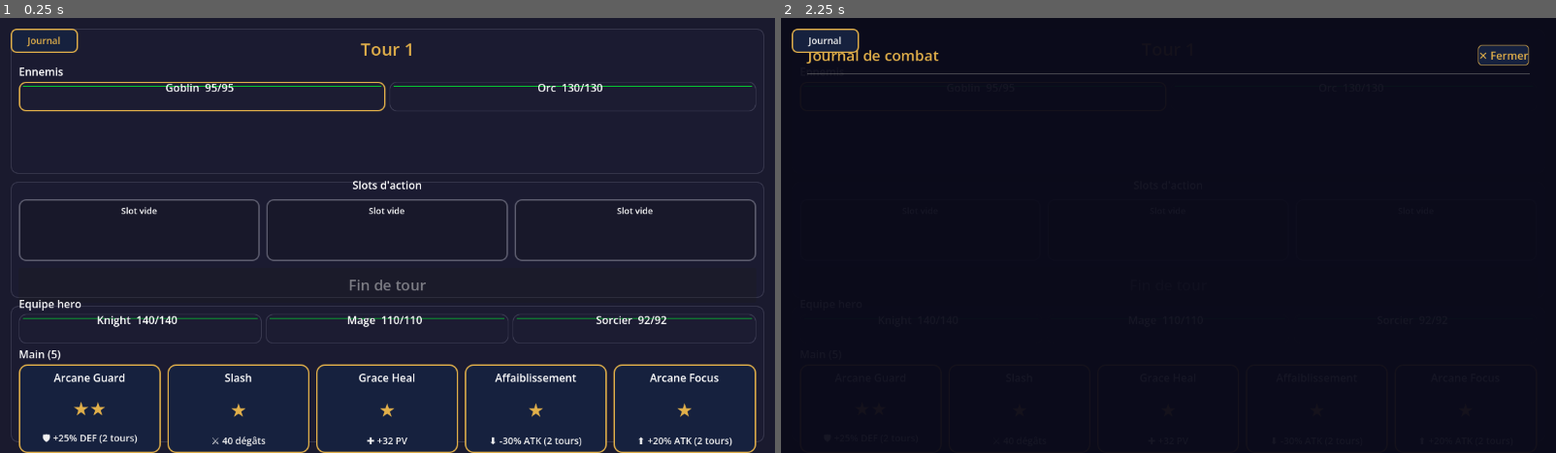
Above: before the commit, frames 1-2 (left to right).
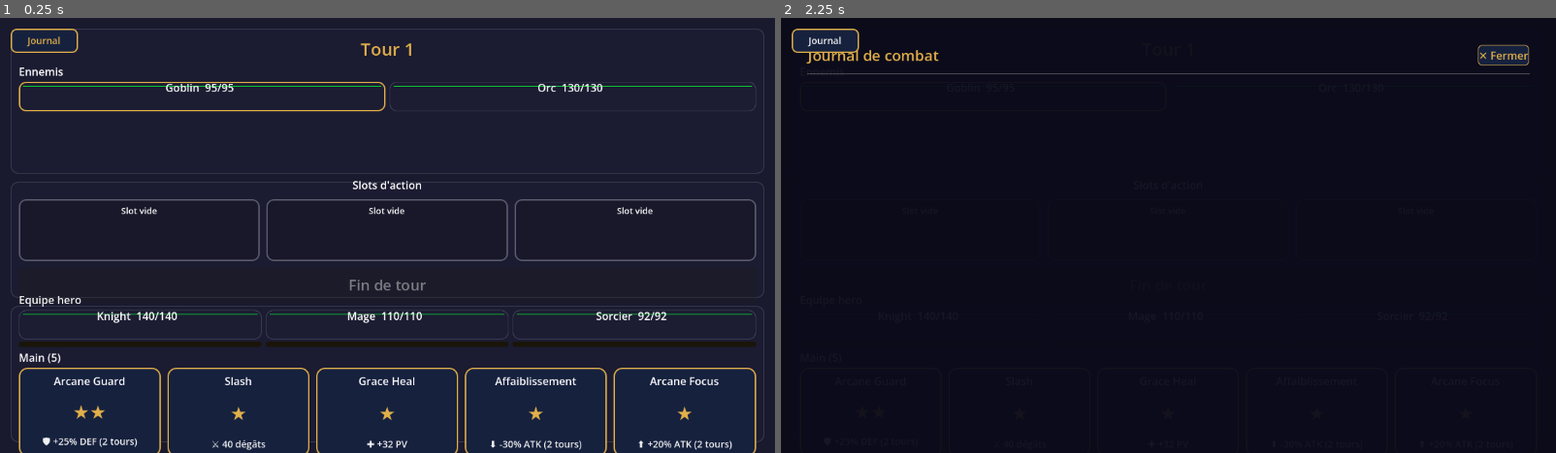
Above: after the commit, the same moments.

Repository: ALK04/mon-rpg
Game: Godot game, scene res://ui/battle_scene.tscn
The game is run twice, just before and just after one commit, with the same random seed, the same clock (stepped at 60 frames per second) and the same inputs.
Inputs:
- Up to frame 1 (0.25 s): no input
- Up to frame 2 (2.25 s): click "Journal" at 0.5 s; click "✕ Fermer" at 1.25 s; click "Journal" at 2 s

The runs differ from the first frame. In frame 1, 5.4% of the frame differs, in the area x 2-98%, y 63-100%; in frame 2, less than 0.1%.

Commit message:
feat(combat): système de Capacité Spéciale (Ultimate) par personnage
Jauge d'énergie (0-100) :
- Variable hero_special_energy[] dans BattleService
- Chaque carte jouée accorde special_energy_gain pts (défaut 20, Knight 25)
- À 100% : carte ultime ajoutée en main si une place est libre
- Jouer l'ultime remet la jauge à 0

Cartes ultimes créées :
- Knight — "Jugement Divin" : AoE DAMAGE 100+ATK sur tous les ennemis
- Mage   — "Surge Arcanique" : ATK+DEF +50% toute l'équipe pendant 2 tours
- Sorcier — "Singularité" : DAMAGE 160+ATK sur une seule cible

Modifications techniques :
- entity_stats.gd : +special_energy_gain, +special_card
- hero_*.tres : lien vers leur carte ultime respective
- battle_service.gd : _handle_special_energy_after_action(),
  _try_add_ready_ultimate_cards(), ATK_BUFF supporte ALL_ALLIES
- battle_scene.gd : barre d'énergie dorée (8px) sous chaque héros,
  vire au jaune vif quand l'ultime est prêt

Co-Authored-By: Claude Sonnet 4.6 <noreply@anthropic.com>

Diff:
--- /dev/null
+++ b/data/cards/card_knight_ultimate.tres
@@ -0,0 +1,22 @@
+[gd_resource type="Resource" script_class="CardData" load_steps=4 format=3]
+
+[ext_resource type="Script" path="res://data/card_data.gd" id="1"]
+[ext_resource type="Script" path="res://logic/card_effect.gd" id="2"]
+
+[sub_resource type="Resource" id="1"]
+script = ExtResource("2")
+effect_type = 0
+value_by_rank = PackedInt32Array(100, 100, 100)
+duration = 0
+
+[resource]
+script = ExtResource("1")
+id = &"knight_ultimate"
+display_name = "Jugement Divin"
+description = "Frappe tous les ennemis avec une force dévastratrice."
+max_rank = 1
+damage_by_rank = PackedInt32Array(100, 100, 100)
+energy_cost = 0
+target_type = 2
+rarity = 3
+effects = [SubResource("1")]
--- /dev/null
+++ b/data/cards/card_mage_ultimate.tres
@@ -0,0 +1,28 @@
+[gd_resource type="Resource" script_class="CardData" load_steps=5 format=3]
+
+[ext_resource type="Script" path="res://data/card_data.gd" id="1"]
+[ext_resource type="Script" path="res://logic/card_effect.gd" id="2"]
+
+[sub_resource type="Resource" id="1"]
+script = ExtResource("2")
+effect_type = 4
+value_by_rank = PackedInt32Array(50, 50, 50)
+duration = 2
+
+[sub_resource type="Resource" id="2"]
+script = ExtResource("2")
+effect_type = 5
+value_by_rank = PackedInt32Array(50, 50, 50)
+duration = 2
+
+[resource]
+script = ExtResource("1")
+id = &"mage_ultimate"
+display_name = "Surge Arcanique"
+description = "Imprègne toute l'équipe d'une énergie arcanique : ATK et DEF +50% pendant 2 tours."
+max_rank = 1
+damage_by_rank = PackedInt32Array(0, 0, 0)
+energy_cost = 0
+target_type = 4
+rarity = 3
+effects = [SubResource("1"), SubResource("2")]
--- /dev/null
+++ b/data/cards/card_sorcier_ultimate.tres
@@ -0,0 +1,22 @@
+[gd_resource type="Resource" script_class="CardData" load_steps=4 format=3]
+
+[ext_resource type="Script" path="res://data/card_data.gd" id="1"]
+[ext_resource type="Script" path="res://logic/card_effect.gd" id="2"]
+
+[sub_resource type="Resource" id="1"]
+script = ExtResource("2")
+effect_type = 0
+value_by_rank = PackedInt32Array(160, 160, 160)
+duration = 0
+
+[resource]
+script = ExtResource("1")
+id = &"sorcier_ultimate"
+display_name = "Singularité"
+description = "Concentre toute la magie du Sorcier en un seul point. Dégâts nucléaires sur une cible."
+max_rank = 1
+damage_by_rank = PackedInt32Array(160, 160, 160)
+energy_cost = 0
+target_type = 1
+rarity = 3
+effects = [SubResource("1")]
--- a/data/entities/hero_sorcier.tres
+++ b/data/entities/hero_sorcier.tres
@@ -1,6 +1,7 @@
-[gd_resource type="Resource" script_class="EntityStats" load_steps=2 format=3]
+[gd_resource type="Resource" script_class="EntityStats" load_steps=3 format=3]
 
 [ext_resource type="Script" path="res://data/entity_stats.gd" id="1"]
+[ext_resource type="Resource" path="res://data/cards/card_sorcier_ultimate.tres" id="2"]
 
 [resource]
 script = ExtResource("1")
@@ -10,3 +11,5 @@
 attack_stat = 34
 base_energy_per_turn = 2
 tags = PackedStringArray("hero", "caster", "fragile", "puissant")
+special_energy_gain = 20
+special_card = ExtResource("2")
--- a/data/entity_stats.gd
+++ b/data/entity_stats.gd
@@ -8,3 +8,5 @@
 @export var base_energy_per_turn: int = 1
 @export var portrait: Texture2D
 @export var tags: PackedStringArray = PackedStringArray()
+@export var special_energy_gain: int = 20
+@export var special_card: CardData
--- a/data/test/hero_knight.tres
+++ b/data/test/hero_knight.tres
@@ -1,6 +1,7 @@
-[gd_resource type="Resource" script_class="EntityStats" load_steps=2 format=3]
+[gd_resource type="Resource" script_class="EntityStats" load_steps=3 format=3]
 
 [ext_resource type="Script" path="res://data/entity_stats.gd" id="1"]
+[ext_resource type="Resource" path="res://data/cards/card_knight_ultimate.tres" id="2"]
 
 [resource]
 script = ExtResource("1")
@@ -10,3 +11,5 @@
 attack_stat = 22
 base_energy_per_turn = 2
 tags = PackedStringArray("hero", "human", "frontliner")
+special_energy_gain = 25
+special_card = ExtResource("2")
--- a/data/test/hero_mage.tres
+++ b/data/test/hero_mage.tres
@@ -1,6 +1,7 @@
-[gd_resource type="Resource" script_class="EntityStats" load_steps=2 format=3]
+[gd_resource type="Resource" script_class="EntityStats" load_steps=3 format=3]
 
 [ext_resource type="Script" path="res://data/entity_stats.gd" id="1"]
+[ext_resource type="Resource" path="res://data/cards/card_mage_ultimate.tres" id="2"]
 
 [resource]
 script = ExtResource("1")
@@ -10,3 +11,5 @@
 attack_stat = 28
 base_energy_per_turn = 2
 tags = PackedStringArray("hero", "human", "caster")
+special_energy_gain = 20
+special_card = ExtResource("2")
--- a/logic/battle_service.gd
+++ b/logic/battle_service.gd
@@ -26,6 +26,7 @@
 var hero_attack_buff_turns: Array[int] = []
 var hero_defense_buff_value: Array[int] = []
 var hero_defense_buff_turns: Array[int] = []
+var hero_special_energy: Array[int] = []
 var enemy_debuff_turns: Array[int] = []
 var enemy_poison_turns: Array[int] = []
 var hand: Array[CardInstance] = []
@@ -54,6 +55,7 @@
 	hero_attack_buff_turns.clear()
 	hero_defense_buff_value.clear()
 	hero_defense_buff_turns.clear()
+	hero_special_energy.clear()
 	enemy_debuff_turns.clear()
 	enemy_poison_turns.clear()
 	hand.clear()
@@ -72,6 +74,7 @@
 		hero_attack_buff_turns.append(0)
 		hero_defense_buff_value.append(0)
 		hero_defense_buff_turns.append(0)
+		hero_special_energy.append(0)
 	for enemy in encounter.enemy_team:
 		enemy_hp.append(0 if enemy == null else enemy.max_hp)
 		enemy_debuff_turns.append(0)
@@ -349,6 +352,7 @@
 	for effect in action.card.data.effects:
 		_apply_effect(effect, action, rank, effective_attack)
 
+	_handle_special_energy_after_action(attacker_index, action.card)
 	_emit_state()
 	await scene_tree.create_timer(0.5).timeout
 
@@ -382,13 +386,20 @@
 				battle_event.emit("Tour %d — %s utilise %s sur %s : +%d PV" % [turn_count, hero_name, card_name, _hero_name(target), heal])
 
 		CardEffect.EffectType.ATK_BUFF:
-			var target := action.target_ally_index
-			if not is_hero_alive(target):
-				target = _first_alive_hero_index()
-			if target != -1:
-				hero_attack_buff_bonus[target] = base_value
-				hero_attack_buff_turns[target] = effect.duration
-				battle_event.emit("Tour %d — Buff : %s ATK+%d%% via %s (%d tours)" % [turn_count, _hero_name(target), base_value, card_name, effect.duration])
+			if action.card.data.target_type == CardData.TargetType.ALL_ALLIES:
+				for i in range(hero_hp.size()):
+					if is_hero_alive(i):
+						hero_attack_buff_bonus[i] = base_value
+						hero_attack_buff_turns[i] = effect.duration
+				battle_event.emit("Tour %d — Buff : Équipe ATK+%d%% via %s (%d tours)" % [turn_count, base_value, card_name, effect.duration])
+			else:
+				var target := action.target_ally_index
+				if not is_hero_alive(target):
+					target = _first_alive_hero_index()
+				if target != -1:
+					hero_attack_buff_bonus[target] = base_value
+					hero_attack_buff_turns[target] = effect.duration
+					battle_event.emit("Tour %d — Buff : %s ATK+%d%% via %s (%d tours)" % [turn_count, _hero_name(target), base_value, card_name, effect.duration])
 
 		CardEffect.EffectType.DEF_BUFF:
 			for i in range(hero_hp.size()):
@@ -481,6 +492,37 @@
 			continue
 		if hand.size() < HAND_TARGET_SIZE and _draw_one_card_to_hand():
 			changed = true
+	_try_add_ready_ultimate_cards()
+
+func _handle_special_energy_after_action(hero_index: int, card: CardInstance) -> void:
+	if hero_index < 0 or hero_index >= hero_special_energy.size():
+		return
+	var hero_stats: EntityStats = encounter.hero_team[hero_index] as EntityStats
+	if hero_stats == null:
+		return
+	if hero_stats.special_card != null and card.data == hero_stats.special_card:
+		hero_special_energy[hero_index] = 0
+		return
+	var gain := hero_stats.special_energy_gain if hero_stats.special_energy_gain > 0 else 20
+	hero_special_energy[hero_index] = mini(100, hero_special_energy[hero_index] + gain)
+
+func _try_add_ready_ultimate_cards() -> void:
+	for i in range(hero_special_energy.size()):
+		if hero_special_energy[i] < 100:
+			continue
+		if hand.size() >= HAND_TARGET_SIZE:
+			break
+		var hero_stats: EntityStats = encounter.hero_team[i] as EntityStats
+		if hero_stats == null or hero_stats.special_card == null:
+			continue
+		var already_present := false
+		for card in hand:
+			if card.data == hero_stats.special_card:
+				already_present = true
+				break
+		if not already_present:
+			hand.append(CardInstance.new(hero_stats.special_card, 1))
+			battle_event.emit("Tour %d — ✨ %s : Capacité spéciale disponible !" % [turn_count, _hero_name(i)])
 
 func _draw_one_card_to_hand() -> bool:
 	if _draw_pile.is_empty():
--- a/ui/battle_scene.gd
+++ b/ui/battle_scene.gd
@@ -288,7 +288,41 @@
 		var hp := _battle.enemy_hp[i] if i < _battle.enemy_hp.size() else 0
 		enemy_team_container.add_child(_build_unit_hp_bar(stats, hp, true, i))
 
-func _build_unit_hp_bar(stats: EntityStats, current_hp: int, is_enemy: bool, unit_index: int) -> Panel:
+func _build_unit_hp_bar(stats: EntityStats, current_hp: int, is_enemy: bool, unit_index: int) -> Control:
+	if not is_enemy:
+		var wrapper := VBoxContainer.new()
+		wrapper.size_flags_horizontal = Control.SIZE_EXPAND_FILL
+		wrapper.add_theme_constant_override("separation", 3)
+		wrapper.add_child(_build_hp_panel(stats, current_hp, false, unit_index))
+		wrapper.add_child(_build_energy_bar(unit_index))
+		return wrapper
+	return _build_hp_panel(stats, current_hp, true, unit_index)
+
+func _build_energy_bar(hero_index: int) -> ProgressBar:
+	var energy := _battle.hero_special_energy[hero_index] if hero_index < _battle.hero_special_energy.size() else 0
+	var bar := ProgressBar.new()
+	bar.size_flags_horizontal = Control.SIZE_EXPAND_FILL
+	bar.custom_minimum_size = Vector2(0, 8)
+	bar.show_percentage = false
+	bar.max_value = 100
+	bar.value = energy
+	var bg := StyleBoxFlat.new()
+	bg.bg_color = Color(0.10, 0.08, 0.02, 0.9)
+	bg.corner_radius_top_left = 4
+	bg.corner_radius_top_right = 4
+	bg.corner_radius_bottom_left = 4
+	bg.corner_radius_bottom_right = 4
+	bar.add_theme_stylebox_override("background", bg)
+	var fill := StyleBoxFlat.new()
+	fill.bg_color = Color("e2b04a") if energy < 100 else Color(1.0, 1.0, 0.4)
+	fill.corner_radius_top_left = 4
+	fill.corner_radius_top_right = 4
+	fill.corner_radius_bottom_left = 4
+	fill.corner_radius_bottom_right = 4
+	bar.add_theme_stylebox_override("fill", fill)
+	return bar
+
+func _build_hp_panel(stats: EntityStats, current_hp: int, is_enemy: bool, unit_index: int) -> Panel:
 	var panel := Panel.new()
 	panel.size_flags_horizontal = Control.SIZE_EXPAND_FILL
 	panel.custom_minimum_size = Vector2(0, 44)
